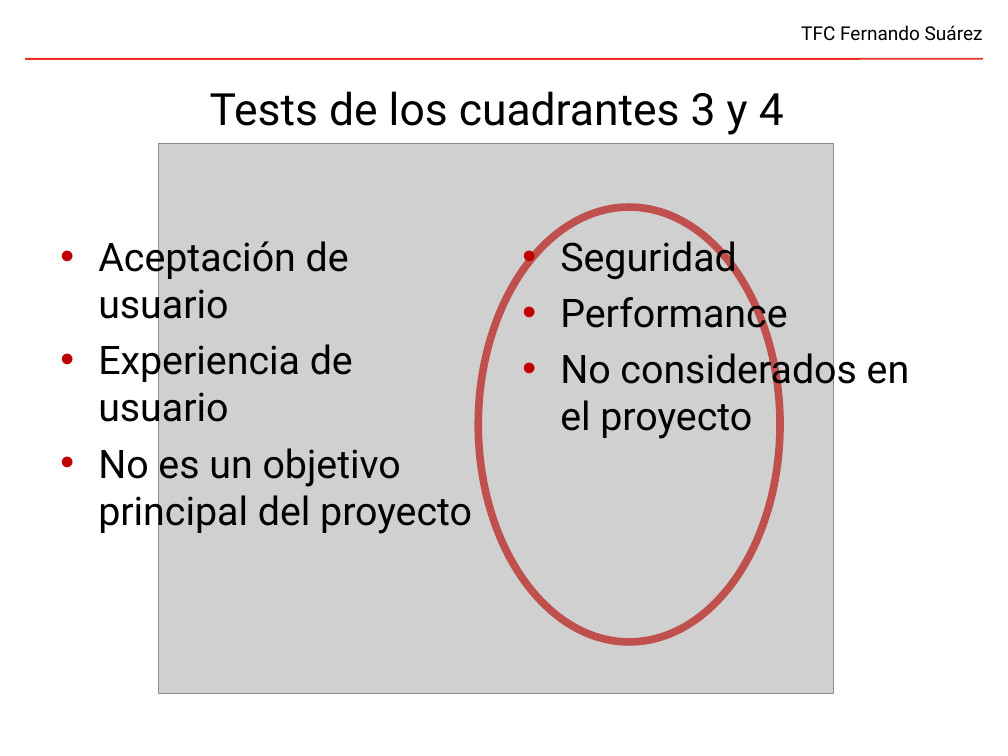
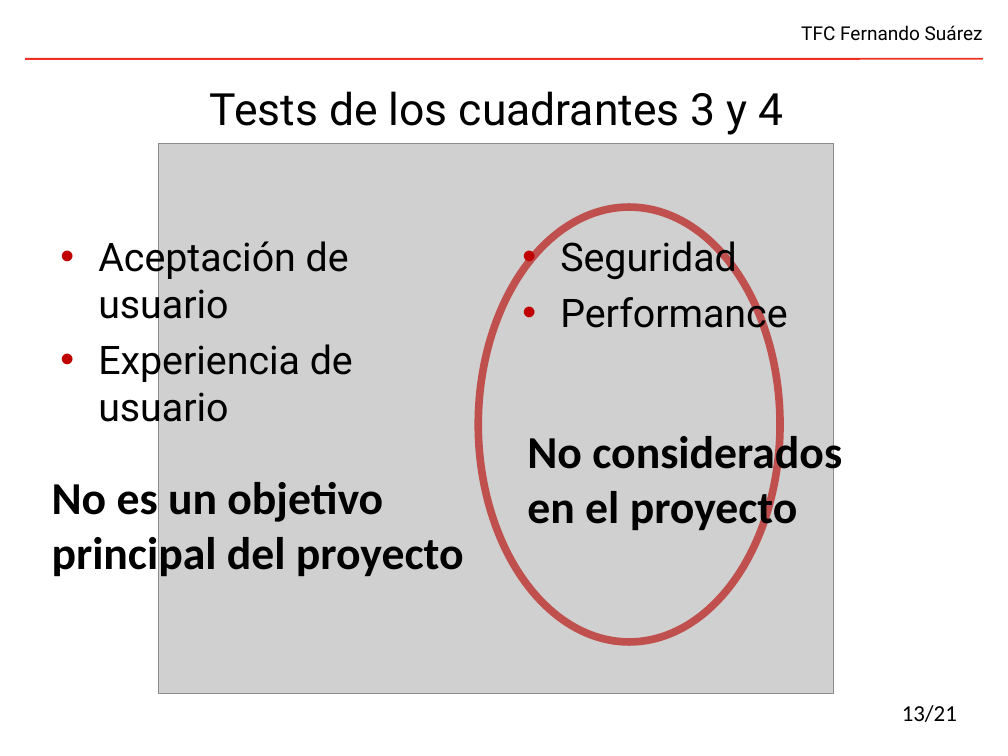
Before and after one commit to fsuarezj/toolBuilder-portlet, a slide deck: slide 13 of doc/presentation/presentacion.odp. Drawn at 1008x756 pixels with LibreOffice and Linux fonts; fonts in the diff are those of the drawing; grey boxes stand for pictures; background and template pictures are left out. Boxes give left, top, right and bottom in pixels: in the first picture for what was removed or moved away, otherwise in the second. Text is boxed around its words. In the diff, an @@ line names an element or a change of style, - is before the commit and + after.

```diff
--- a/doc/presentation/presentacion.odp
+++ b/doc/presentation/presentacion.odp
@@ text "No considerados en el proyecto": place and size @@
-text "No considerados en el proyecto" at box(560, 235, 910, 439)
+text "No considerados en el proyecto" at box(527, 430, 842, 535)
@@ text "No considerados en el proyecto" at box(527, 430, 842, 535): size 31 to 36 pt, font Roboto to Calibri, bold on; bullet • to none; less space between paragraphs @@
@@ text at box(98, 442, 472, 535): paragraph removed @@
-• No es un objetivo principal del proyecto
@@ text added at box(52, 482, 464, 581), 36 pt, text #000000, bold @@
+No es un objetivo principal del proyecto
@@ page number added at box(902, 705, 957, 722), 18 pt, text #000000 @@
+13/21
```
Also in this commit, not shown: 20 other slides changed, 1 slide added, 2 slides removed, 1 other file.
